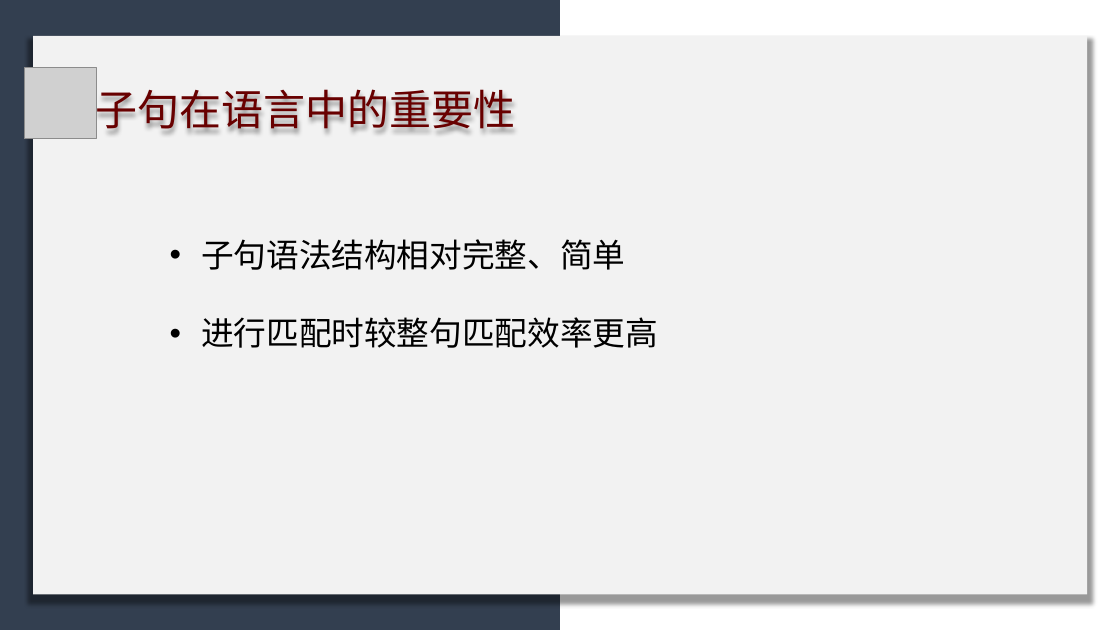
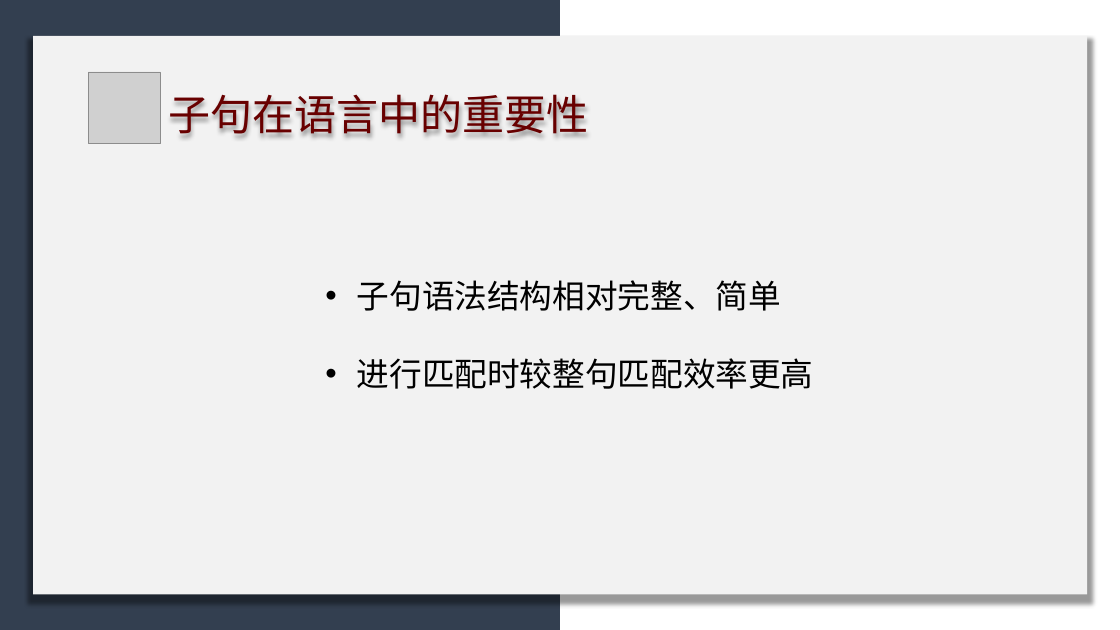
Before and after one commit to licheng0573/RosettaStone, a slide deck: slide 17 of 二组展示_10_24.pptx (slide 16 before the commit). Drawn at 1120x630 pixels with LibreOffice and Linux fonts; fonts in the diff are those of the drawing; grey boxes stand for pictures. Boxes give left, top, right and bottom in pixels: in the first picture for what was removed or moved away, otherwise in the second. Text is boxed around its words. In the diff, an @@ line names an element or a change of style, - is before the commit and + after.

```diff
--- a/二组展示_10_24.pptx
+++ b/二组展示_10_24.pptx
@@ picture moved from (x1=24, y1=67, x2=97, y2=139) to (x1=88, y1=72, x2=160, y2=145) @@
@@ text "子句在语言中的重要性" rewrapped from (x1=96, y1=83, x2=516, y2=136) to (x1=169, y1=94, x2=589, y2=134) @@
@@ text "子句语法结构相对完整、简单" moved from (x1=201, y1=239, x2=658, y2=348) to (x1=357, y1=280, x2=814, y2=389) @@
```
Also in this commit, not shown: 5 other slides changed, 6 slides added, 1 slide removed, 1 other file.
